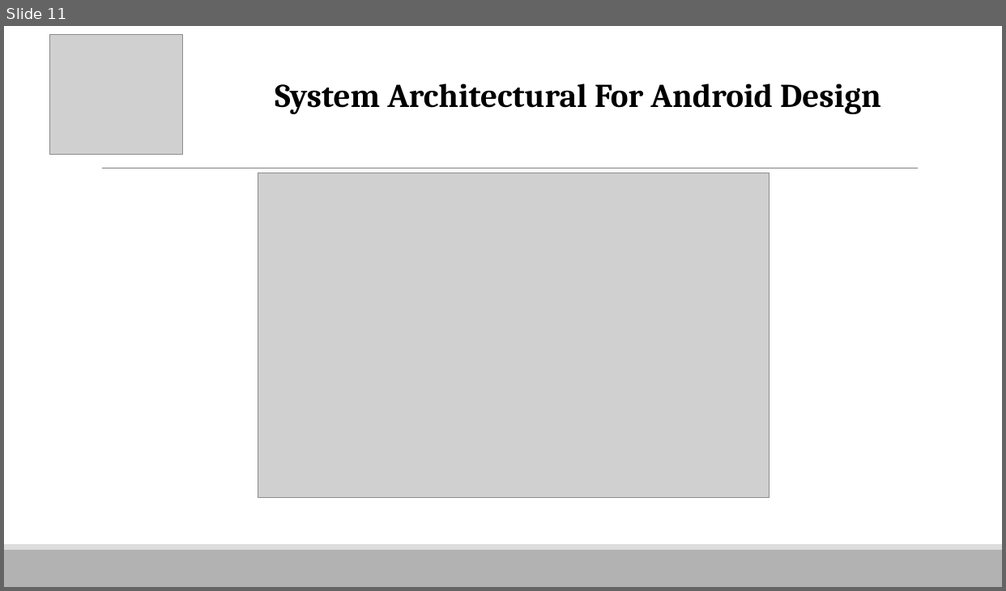
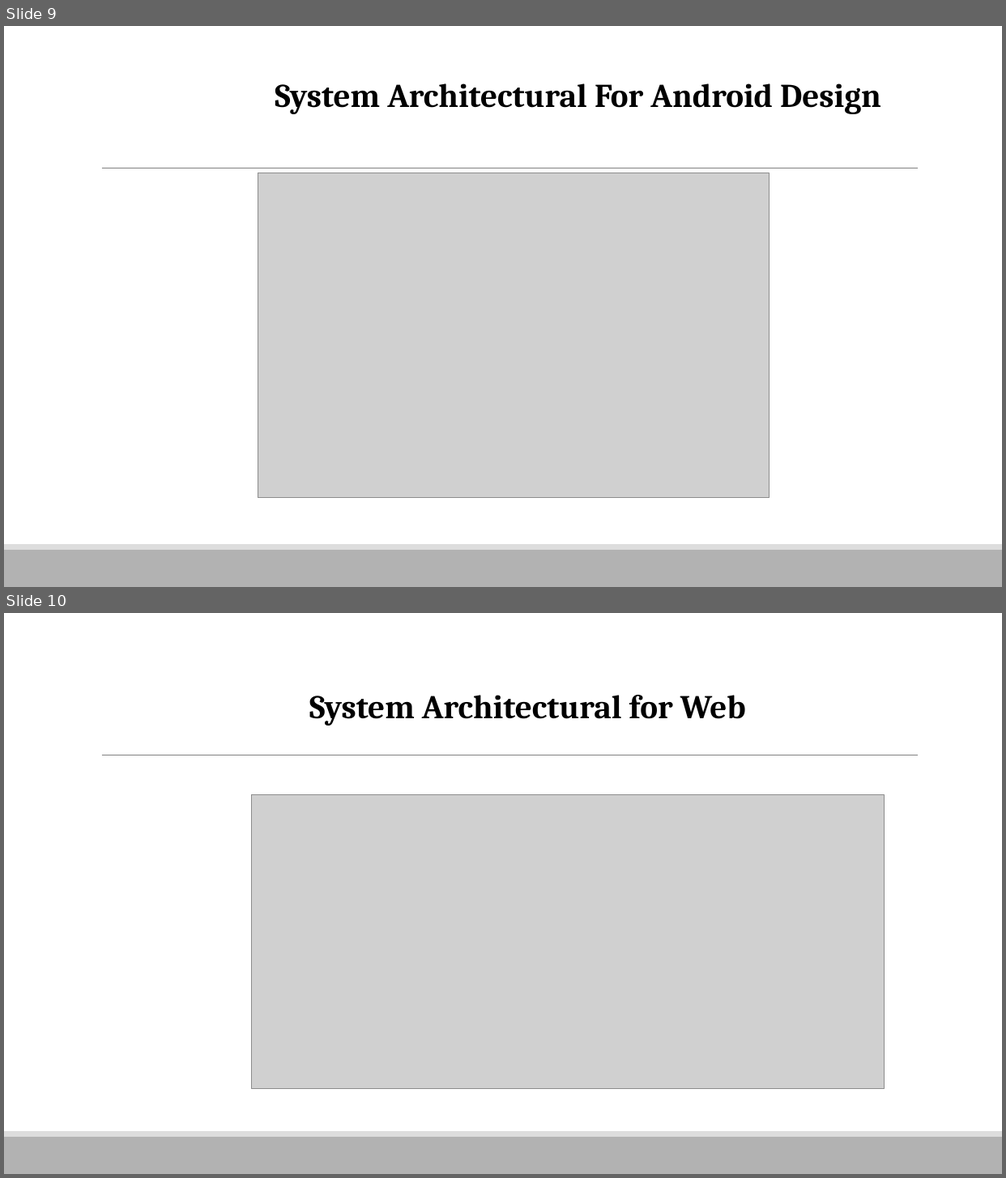
Before and after one commit to vnhabittracker/VHT-Server, a slide deck: VHT.pptx. Shown one above the other, each under a label of ours: slide 11 before the commit, slides 9 and 10 after it. The pictures are 1006x591 and 1006x1178 pixels, drawn with LibreOffice and Linux fonts; fonts in the diff are those of the drawing; grey boxes stand for pictures. Boxes give left, top, right and bottom in pixels: in the first picture for what was removed or moved away, otherwise in the second. Text is boxed around its words. In the diff, an @@ line names an element or a change of style, - is before the commit and + after.

```diff
--- a/VHT.pptx
+++ b/VHT.pptx
@@ slide 10 added at [4,613,1002,1174], background #FFFFFF; not listed: 3 template elements that a slide beside it also shows @@
@@ text added at [309,695,746,726], 32 pt, text #000000, bold @@
+System Architectural for Web
@@ picture added at [252,795,884,1089] @@
@@ what was slide 11 is now slide 9 @@
@@ slide 9 changed as well @@
@@ picture removed at [50,34,183,155] @@
```
Also in this commit, not shown: 19 other slides changed, 3 other slides added, 6 slides removed.
